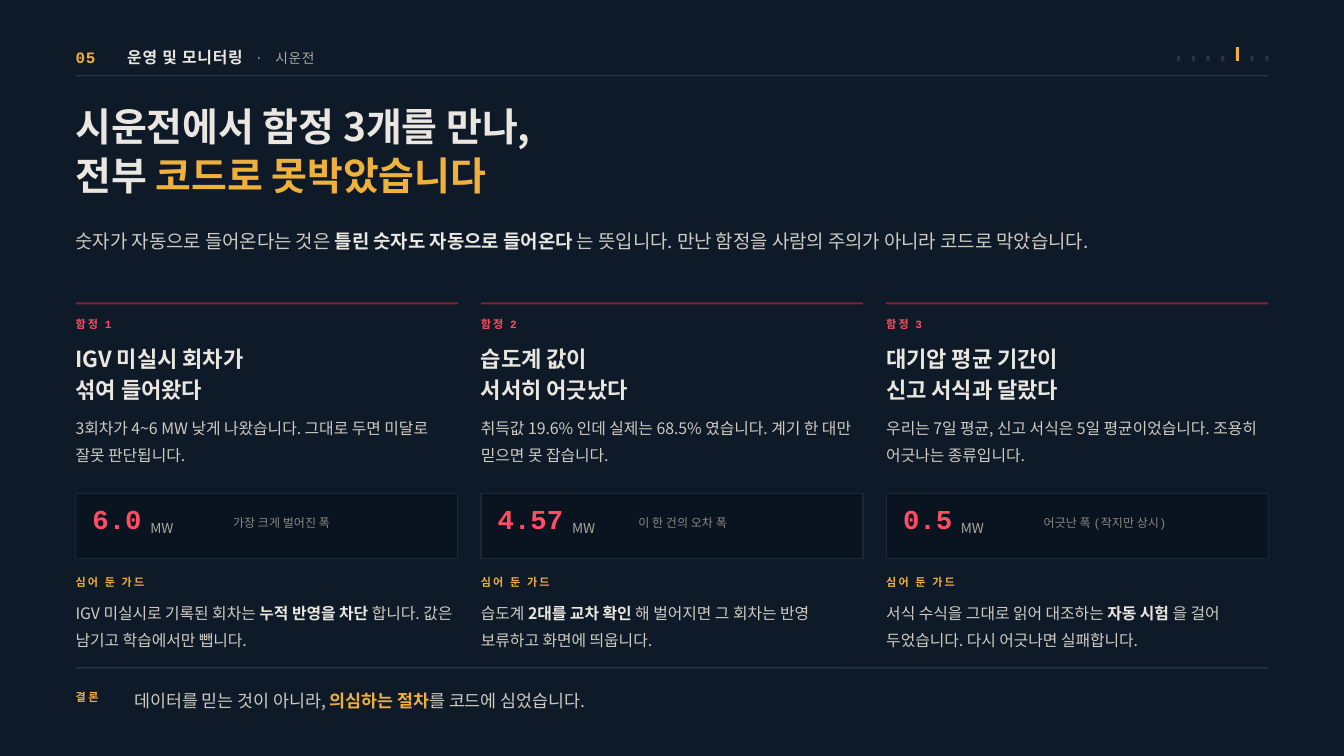
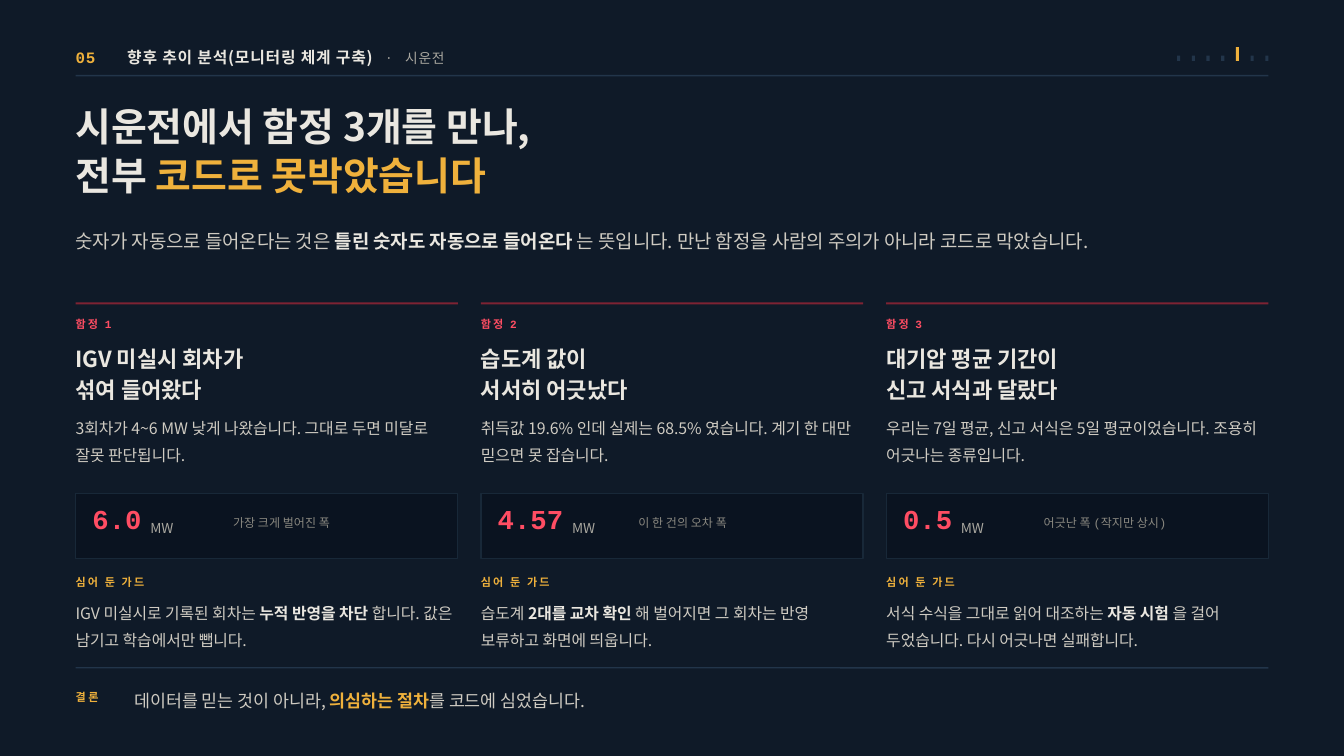
Before and after one commit to jooh-ai/Narae-AI, a slide deck: slide 13 of docs/ppt/위례_공급가능용량_최종발표.pptx. Drawn at 1344x756 pixels with LibreOffice and Linux fonts; fonts in the diff are those of the drawing. Boxes give left, top, right and bottom in pixels: in the first picture for what was removed or moved away, otherwise in the second. Text is boxed around its words. In the diff, an @@ line names an element or a change of style, - is before the commit and + after.

```diff
--- a/docs/ppt/위례_공급가능용량_최종발표.pptx
+++ b/docs/ppt/위례_공급가능용량_최종발표.pptx
@@ text at (76,49,444,66): text changed @@
-05 운영 및 모니터링 · 시운전
+05 향후 추이 분석(모니터링 체계 구축) · 시운전
```
Also in this commit, not shown: 13 other slides changed, 1 other file.
